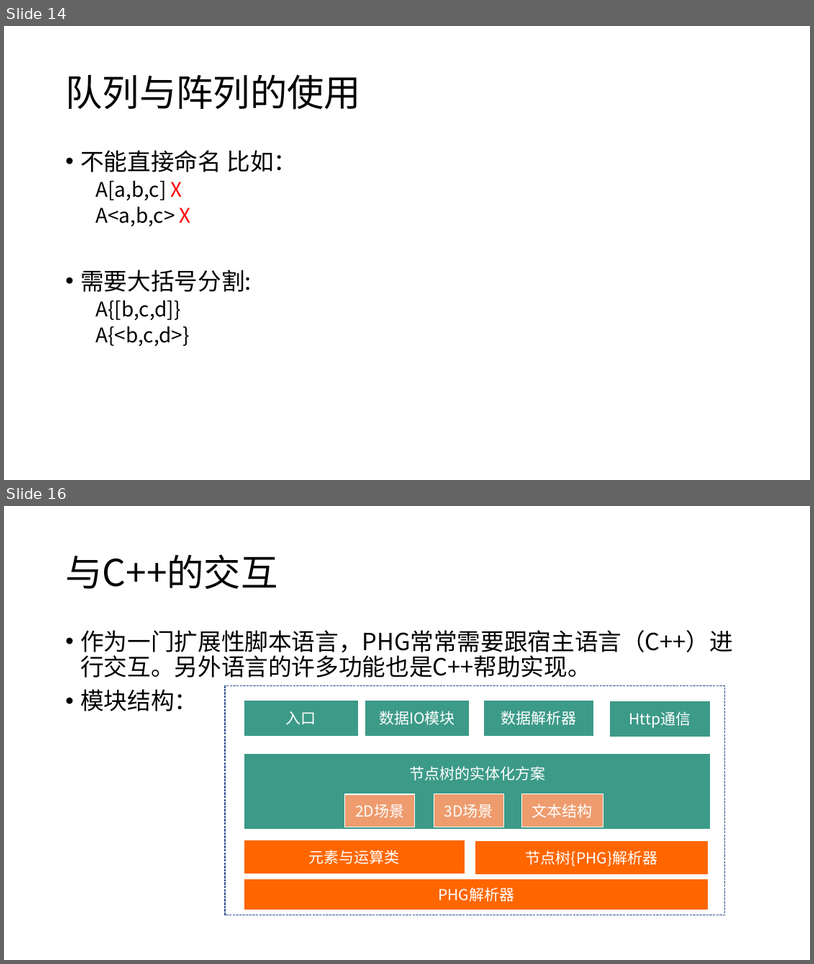
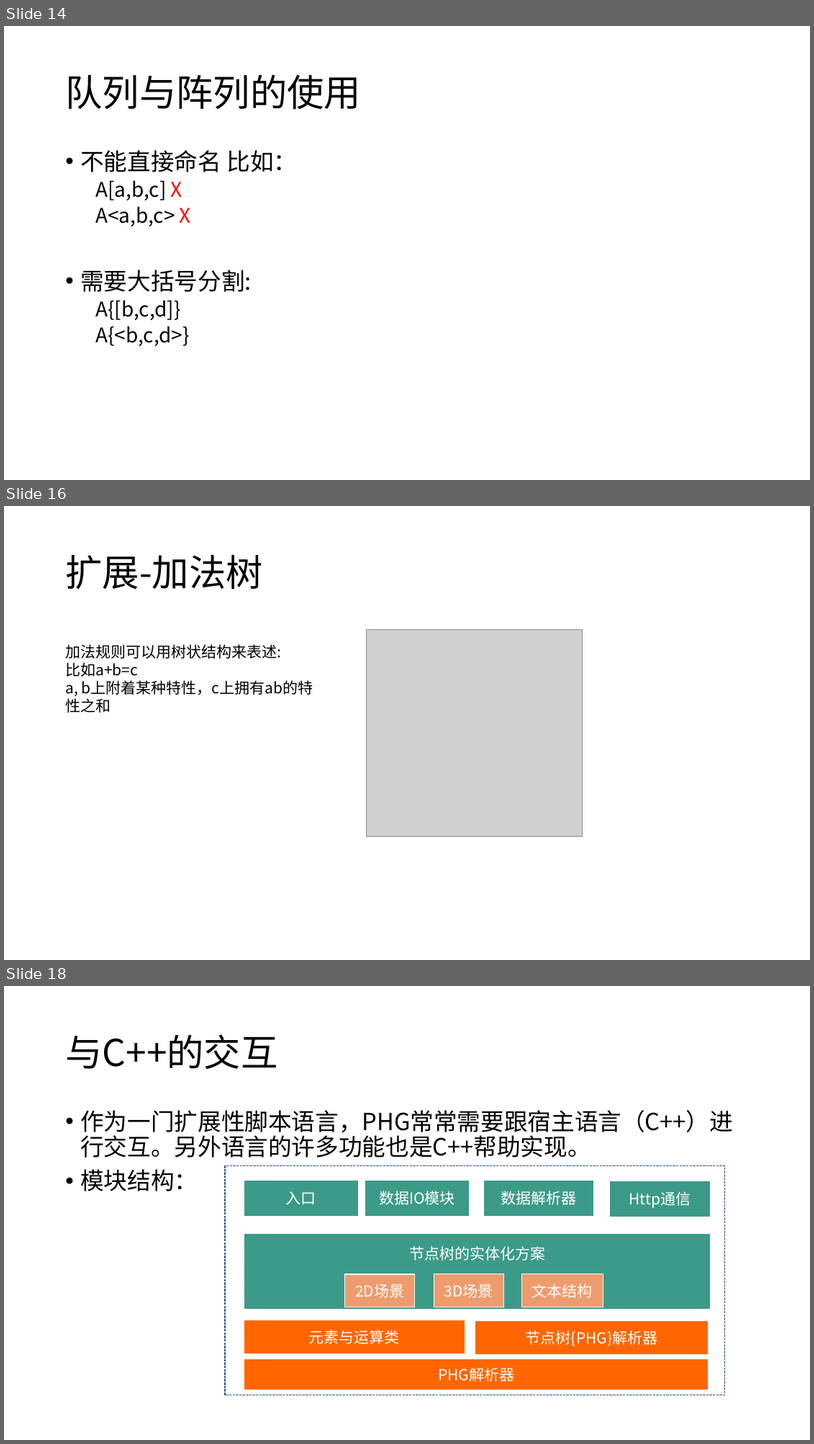
Before and after one commit to panguojun/.PHG., a slide deck: PHG语法手册.pptx. Shown one above the other, each under a label of ours: slides 14 and 16 before the commit, slides 14, 16 and 18 after it; the slides between them are not shown. The pictures are 814x964 and 814x1444 pixels, drawn with LibreOffice and Linux fonts; fonts in the diff are those of the drawing; grey boxes stand for pictures. Boxes give left, top, right and bottom in pixels: in the first picture for what was removed or moved away, otherwise in the second. Text is boxed around its words. In the diff, an @@ line names an element or a change of style, - is before the commit and + after.

```diff
--- a/PHG语法手册.pptx
+++ b/PHG语法手册.pptx
@@ slide 16 added at <box>4,506,810,960</box>, background #FFFFFF @@
@@ title added at <box>65,555,263,589</box>, 44 pt, text #000000 @@
+扩展-加法树
@@ picture added at <box>366,629,582,836</box> @@
@@ text added at <box>65,644,314,696</box>, 18 pt, text #000000 @@
+加法规则可以用树状结构来表述:
+比如a+b=c
+a, b上附着某种特性，c上拥有ab的特性之和
@@ what was slide 16 is now slide 18 @@
```
Also in this commit, not shown: 4 slides changed, 1 other slide added, 4 other files.
